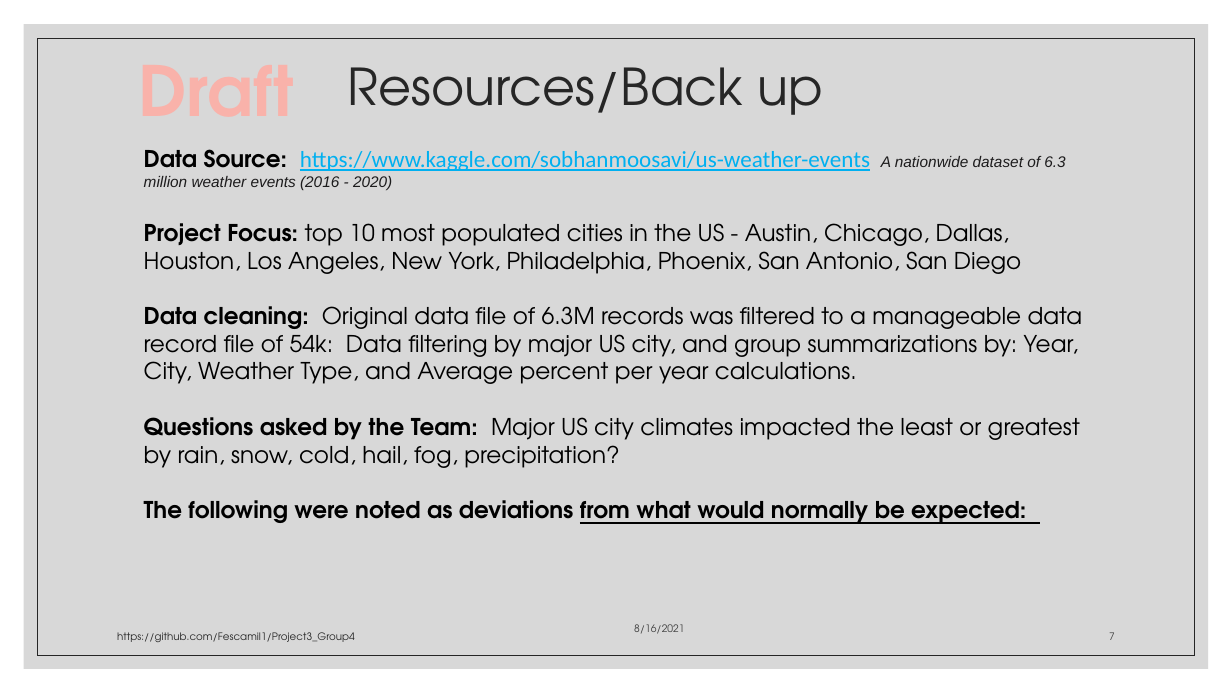
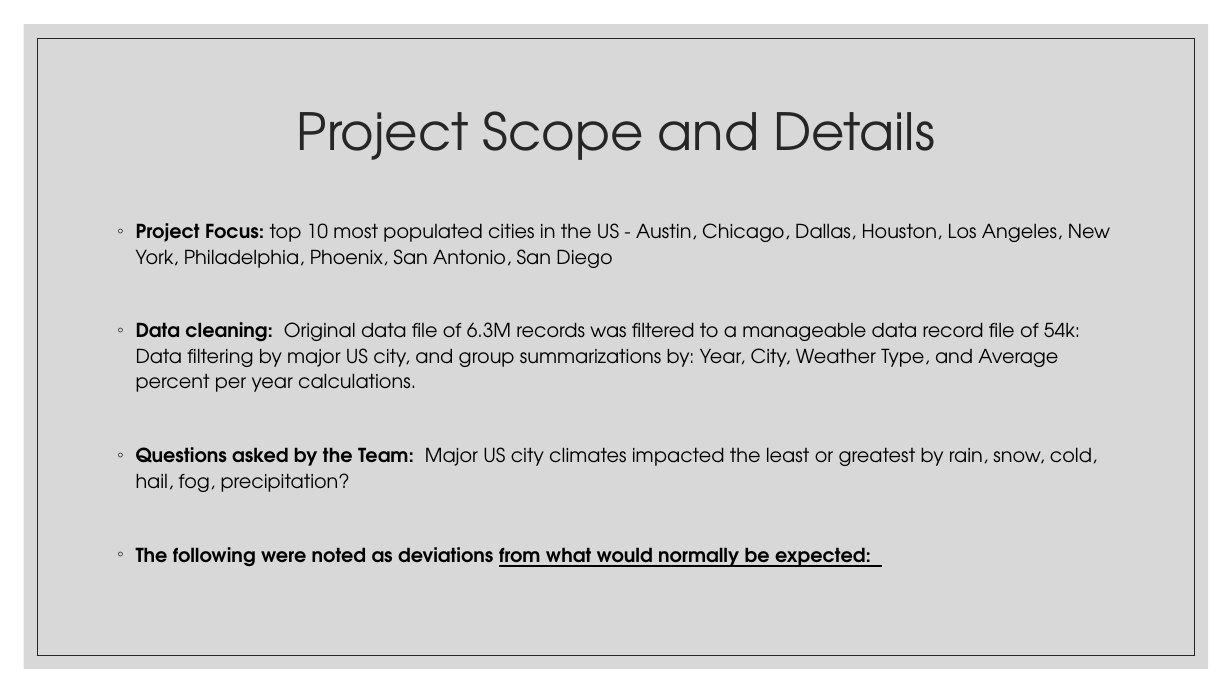
Before and after one commit to Fescamil1/Project3_Group4, a slide deck: slide 9 of Presentation.pptx (slide 7 before the commit). Drawn at 1232x693 pixels with LibreOffice and Linux fonts; fonts in the diff are those of the drawing. Boxes give left, top, right and bottom in pixels: in the first picture for what was removed or moved away, otherwise in the second. Text is boxed around its words. In the diff, an @@ line names an element or a change of style, - is before the commit and + after.

Commit message:
updated pp

```diff
--- a/Presentation.pptx
+++ b/Presentation.pptx
@@ text removed at (138,65,294,117) @@
-Draft
@@ title removed at (348,67,823,115) @@
-Resources/Back up
@@ title added at (297,111,935,160), 40 pt, text #262626 @@
+Project Scope and Details
@@ text at (144,149,1065,190): paragraph removed @@
-Data Source: https://www.kaggle.com/sobhanmoosavi/us-weather-events A nationwide dataset of 6.3 million weather events (2016 - 2020)
@@ text "Project Focus: top 10 most ...": place and size @@
-text "Project Focus: top 10 most ..." at (144,149,1083,524)
+text "Project Focus: top 10 most ..." at (136,223,1110,567)
@@ text "Project Focus: top 10 most ..." at (136,223,1110,567): size 18 to 15 pt; bullet none to ◦; line spacing 1 to 1.1; more space between paragraphs @@
@@ text removed at (634,624,684,634) @@
-8/16/2021
@@ text removed at (117,632,355,642) @@
-https://github.com/Fescamil1/Project3_Group4
@@ page number removed at (1109,632,1115,640) @@
-7
```
Also in this commit, not shown: 5 other slides changed, 2 slides added.
